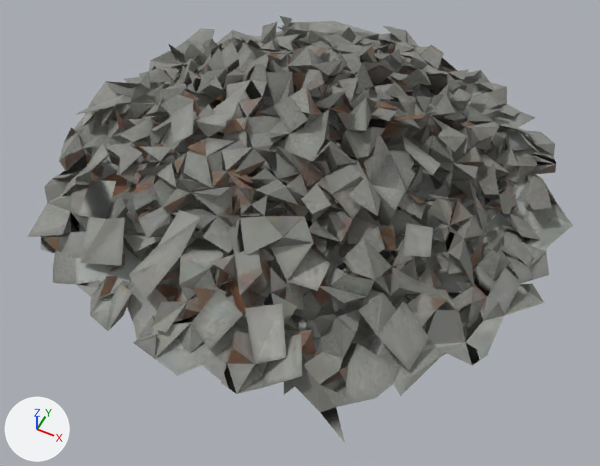
What one commit did to the glTF model public/models/catastrophe/concrete_rubble_mound.glb.
Camera for both pictures: a 50 mm lens placed at (0.91, -1.86, 1.77), pointed at (0.1, -0.24, -0.25). The axes (+X, +Y, +Z) are drawn at lower left. The lights are the same throughout. The older version comes first. Where no turn or scale is listed for an object, it has been applied to the vertices. Vertices at exactly the same position are counted once.
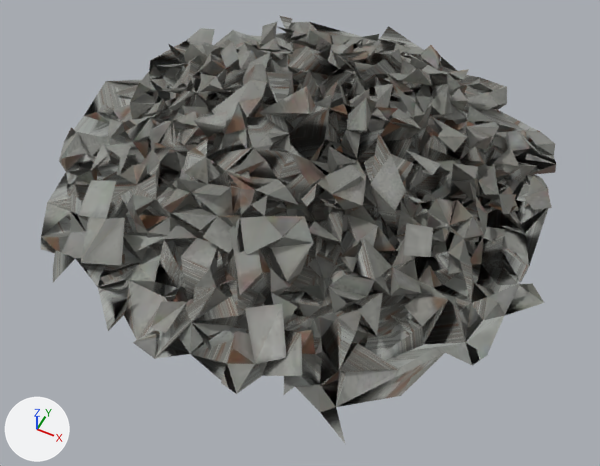
Where the newer file only moved an object's origin or applied its transform, the numbers keep the older frame.

Where the change shows, as pixel boxes (x1, y1, x2, y2) in the pictures (600 x 466 px):
'Mesh_0', reshaped
    before: (27, 16, 573, 443)
    after: (41, 16, 556, 443)
part 1 of me_mesh_0, deleted
    before: (139, 68, 173, 82)
part 2 of me_mesh_0, deleted
    before: (27, 16, 573, 407)
part 3 of me_mesh_0, surface changed
    before: (98, 49, 527, 384)
    after: (67, 34, 527, 384)

What the commit changed:
me_mesh_0 is used by ob_mesh_0; location (-0.009, 0.022, 0.001).
me_mesh_0 had 3522 vertices, 8594 faces and spanned x -0.9..0.9, y -0.91..0.91, z -0.24..0.24.
me_mesh_0 now has 2368 vertices, 5545 faces and spans x -0.9..0.9, y -0.89..0.91, z -0.24..0.24.
me_mesh_0 part 1: the loose piece of 4 vertices spanning x -0.74..-0.61, y 0.04..0.16, z -0.16..-0.12 is deleted.
me_mesh_0 part 2: 1150 vertices removed from x -0.89..0.89, y -0.91..0.9, z -0.24..0.24.
me_mesh_0 part 3: 146 kept faces spanning x -0.77..0.82, y -0.87..0.74, z -0.24..0.22 get new texture (UV) coordinates.
